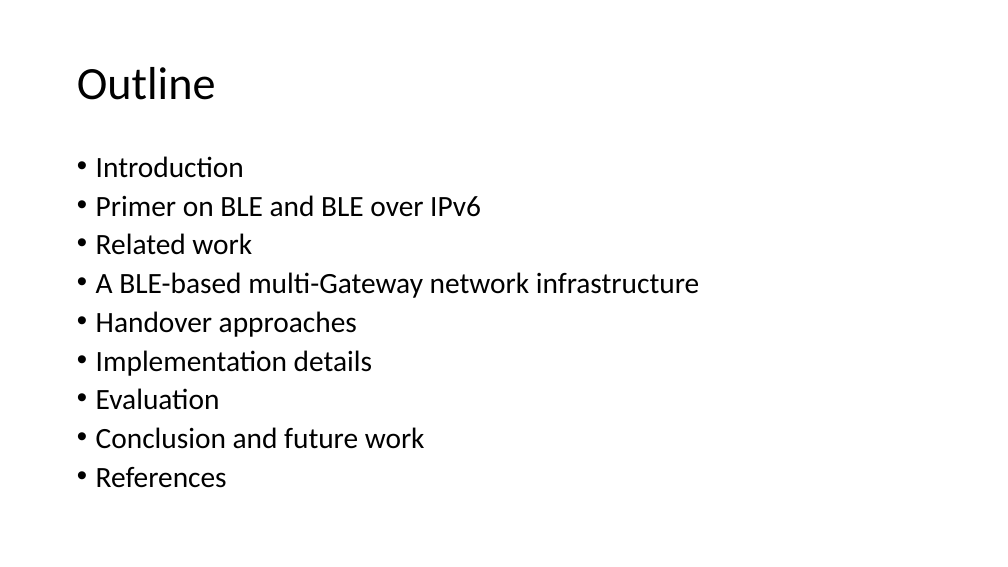
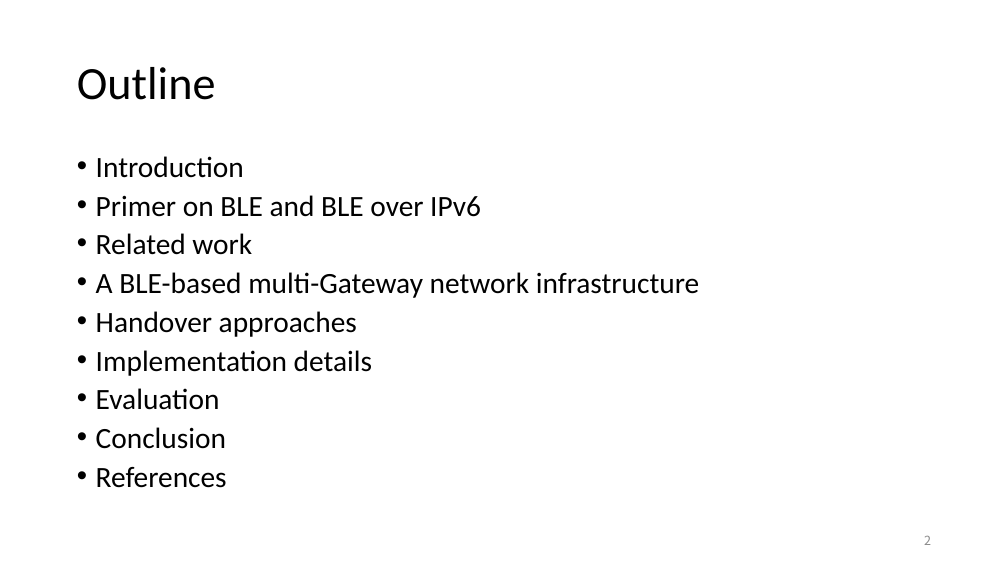
Before and after one commit to EKOISMYLOVE/NTUT_GM_PPT, a slide deck: slide 2 of A BLE-based multi-gateway network infrastructure with handover support for mobile BLE peripherals.pptx. Drawn at 1008x567 pixels with LibreOffice and Linux fonts; fonts in the diff are those of the drawing. Boxes give left, top, right and bottom in pixels: in the first picture for what was removed or moved away, otherwise in the second. Text is boxed around its words. In the diff, an @@ line names an element or a change of style, - is before the commit and + after.

```diff
--- a/A BLE-based multi-gateway network infrastructure with handover support for mobile BLE peripherals.pptx
+++ b/A BLE-based multi-gateway network infrastructure with handover support for mobile BLE peripherals.pptx
@@ text at bbox=[96, 427, 226, 449]: text changed @@
-• Conclusion and future work
+• Conclusion
@@ page number added at bbox=[924, 536, 931, 545], 12 pt, text #8C8C8C @@
+2
```
Also in this commit, not shown: 8 other slides changed, 9 slides added.
